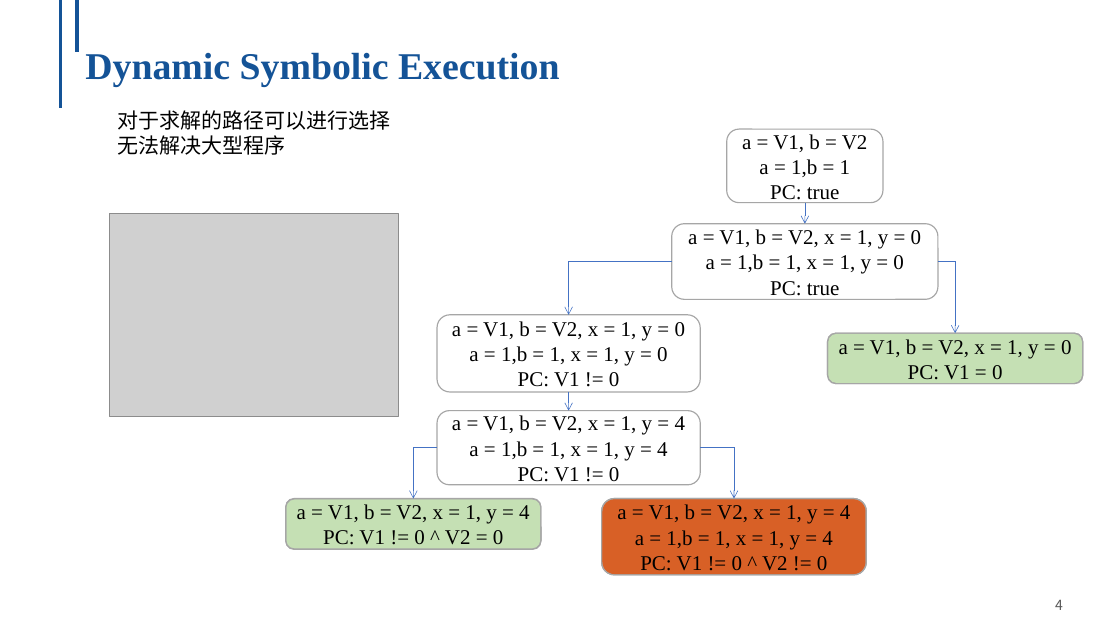
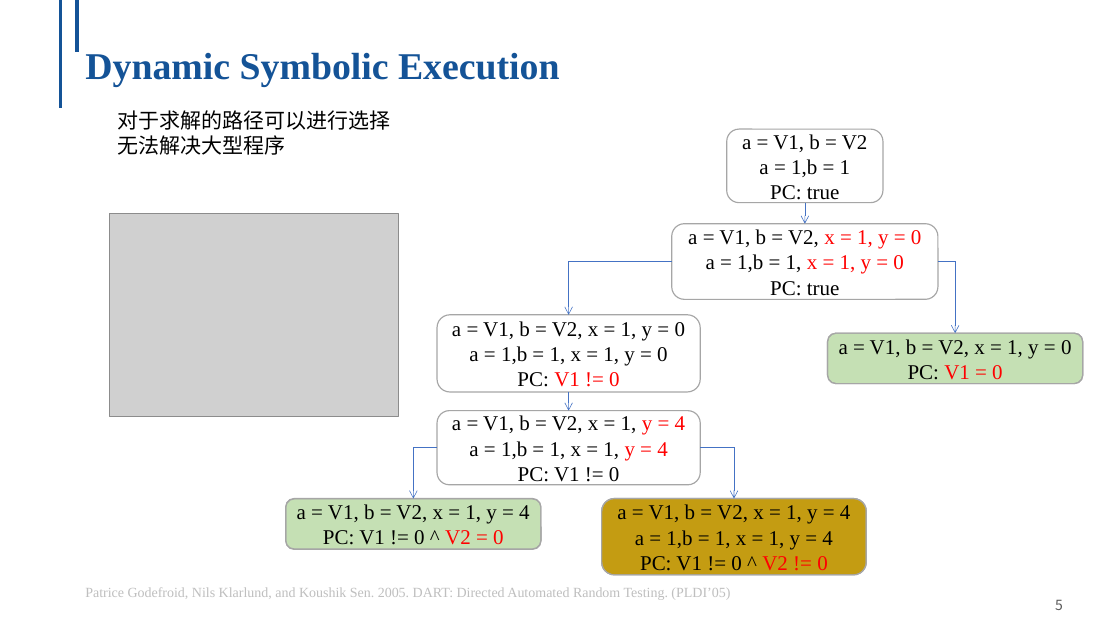
Before and after one commit to NingmoRain/NingmoRain.github.io, a slide deck: slide 5 of files/Survey__Symbolic_Execution.pptx (slide 4 before the commit). Drawn at 1120x630 pixels with LibreOffice and Linux fonts; fonts in the diff are those of the drawing; grey boxes stand for pictures; background and template pictures are left out. Boxes give left, top, right and bottom in pixels: in the first picture for what was removed or moved away, otherwise in the second. Text is boxed around its words. In the diff, an @@ line names an element or a change of style, - is before the commit and + after.

```diff
--- a/files/Survey__Symbolic_Execution.pptx
+++ b/files/Survey__Symbolic_Execution.pptx
@@ text in rounded rectangle at <box>688,229,921,274</box>: text colour #000000 to #FF0000 in "x = 1, y = 0", "x = 1, y = 0" @@
@@ text in rounded rectangle at <box>517,372,619,387</box>: text colour #000000 to #FF0000 in "V1 != 0" @@
@@ text in rounded rectangle at <box>908,365,1002,384</box>: text colour #000000 to #FF0000 in "V1 = 0" @@
@@ text in rounded rectangle at <box>452,415,685,460</box>: text colour #000000 to #FF0000 in "y = 4", "y = 4" @@
@@ rounded rectangle at <box>602,498,866,575</box>: fill #D86026 to #C49C12 @@
@@ text in rounded rectangle at <box>323,530,503,549</box>: text colour #000000 to #FF0000 in "V2 = 0" @@
@@ text in rounded rectangle at <box>640,556,827,575</box>: text colour #000000 to #FF0000 in "V2 != 0" @@
@@ text added at <box>85,587,730,600</box>, 12 pt, text #BFBFBF @@
+Patrice Godefroid, Nils Klarlund, and Koushik Sen. 2005. DART: Directed Automated Random Testing. (PLDI’05)
@@ page number at <box>1055,599,1063,610</box>: text changed @@
-4
+5
```
Also in this commit, not shown: 9 other slides changed, 4 slides added, 1 slide removed, 7 other files.
